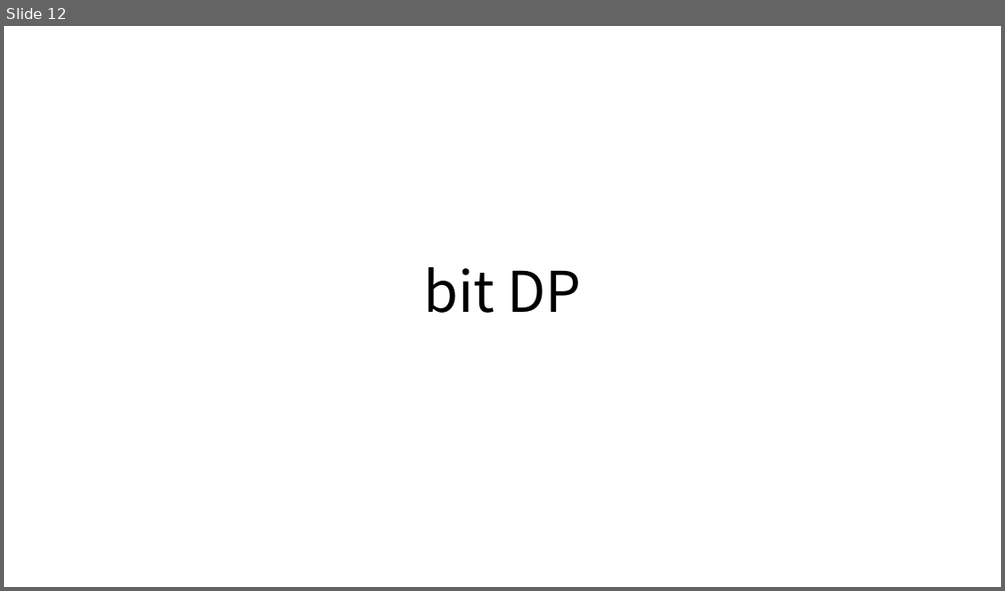
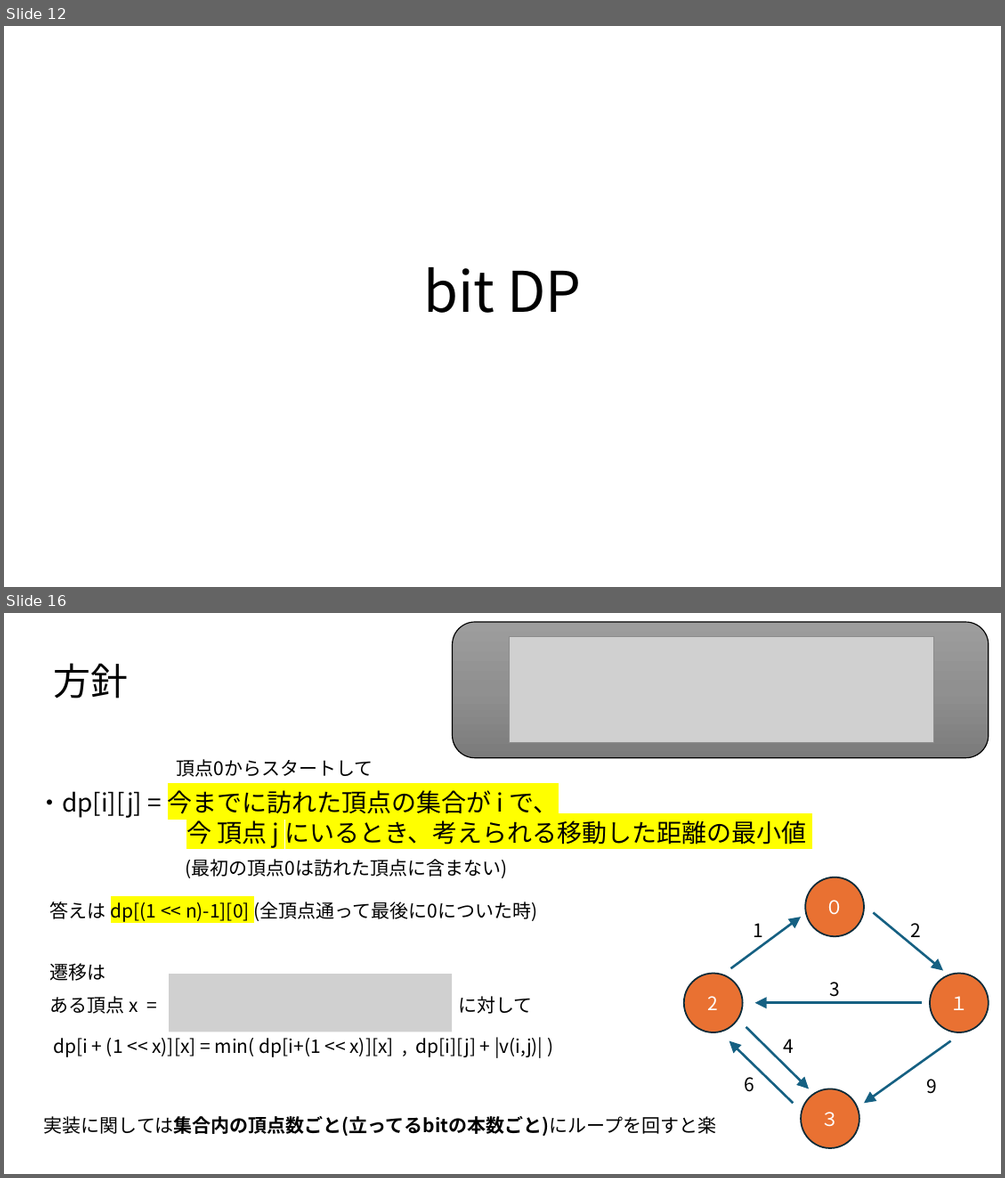
Before and after one commit to triC-tmu/workshop_2024, a slide deck: 20240331_bit全探索_bitDP/bit全探索_bitDP.pptx. Shown one above the other, each under a label of ours: slide 12 before the commit, slides 12 and 16 after it; the slides between them are not shown. The pictures are 1005x591 and 1005x1178 pixels, drawn with LibreOffice and Linux fonts; fonts in the diff are those of the drawing; grey boxes stand for pictures. Boxes give left, top, right and bottom in pixels: in the first picture for what was removed or moved away, otherwise in the second. Text is boxed around its words. In the diff, an @@ line names an element or a change of style, - is before the commit and + after.

```diff
--- a/20240331_bit全探索_bitDP/bit全探索_bitDP.pptx
+++ b/20240331_bit全探索_bitDP/bit全探索_bitDP.pptx
@@ slide 16 added at (x1=4, y1=613, x2=1001, y2=1174), background #FFFFFF @@
@@ rounded rectangle added at (x1=452, y1=622, x2=988, y2=758), fill gradient #9D9D9D to #909090 to #7C7C7C, outline #000000 1 pt @@
@@ picture added at (x1=509, y1=637, x2=933, y2=742) @@
@@ text added at (x1=53, y1=663, x2=128, y2=698), 36 pt, text #000000 @@
+方針
@@ text added at (x1=177, y1=759, x2=373, y2=777), 18 pt, text #000000 @@
+頂点0からスタートして
@@ text added at (x1=37, y1=790, x2=807, y2=848), 24 pt, text #000000 @@
+・dp[i][j] = 今までに訪れた頂点の集合が i で、
+今 頂点 j にいるとき、考えられる移動した距離の最小値
@@ text added at (x1=185, y1=859, x2=507, y2=878), 18 pt, text #000000 @@
+(最初の頂点0は訪れた頂点に含まない)
@@ ellipse added at (x1=806, y1=877, x2=864, y2=936), fill #E97132, outline #092A39 1.5 pt, 18 pt, text #FFFFFF @@
+０
@@ text added at (x1=50, y1=901, x2=538, y2=922), 18 pt, text #000000 @@
+答えは dp[(1 << n)-1][0] (全頂点通って最後に0についた時)
@@ arrow added from (731, 968) to (801, 916), #156082 2.25 pt @@
@@ text added at (x1=752, y1=923, x2=763, y2=937), 18 pt, text #000000 @@
+1
@@ arrow added from (873, 913) to (943, 971), #156082 2.25 pt @@
@@ text added at (x1=910, y1=923, x2=921, y2=937), 18 pt, text #000000 @@
+2
@@ text added at (x1=49, y1=963, x2=105, y2=981), 18 pt, text #000000 @@
+遷移は
@@ picture added at (x1=169, y1=973, x2=452, y2=1032) @@
@@ ellipse added at (x1=684, y1=973, x2=742, y2=1032), fill #E97132, outline #092A39 1.5 pt, 18 pt, text #FFFFFF @@
+2
@@ text added at (x1=829, y1=981, x2=840, y2=997), 18 pt, text #000000 @@
+3
@@ ellipse added at (x1=930, y1=973, x2=988, y2=1032), fill #E97132, outline #092A39 1.5 pt, 18 pt, text #FFFFFF @@
+１
@@ text added at (x1=49, y1=996, x2=138, y2=1013), 18 pt, text #000000 @@
+ある頂点 x =
@@ text added at (x1=458, y1=996, x2=532, y2=1013), 18 pt, text #000000 @@
+に対して
@@ arrow added from (922, 1003) to (755, 1003), #156082 2.25 pt @@
@@ text added at (x1=53, y1=1037, x2=542, y2=1057), 18 pt, text #000000 @@
+dp[i + (1 << x)][x] = min( dp[i+(1 << x)][x] , dp[i][j] + |v(i,j)| )
@@ arrow added from (745, 1027) to (809, 1088), #156082 2.25 pt @@
@@ text added at (x1=783, y1=1038, x2=793, y2=1053), 18 pt, text #000000 @@
+4
@@ arrow added from (793, 1103) to (729, 1041), #156082 2.25 pt @@
@@ arrow added from (951, 1041) to (864, 1103), #156082 2.25 pt @@
@@ text added at (x1=744, y1=1077, x2=755, y2=1092), 18 pt, text #000000 @@
+6
@@ ellipse added at (x1=801, y1=1088, x2=859, y2=1148), fill #E97132, outline #092A39 1.5 pt, 18 pt, text #FFFFFF @@
+３
@@ text added at (x1=927, y1=1078, x2=938, y2=1094), 18 pt, text #000000 @@
+9
@@ text added at (x1=44, y1=1116, x2=716, y2=1135), 18 pt, text #000000, bold @@
+実装に関しては集合内の頂点数ごと(立ってるbitの本数ごと)にループを回すと楽
```
Also in this commit, not shown: 8 other slides added, 3 other files.
